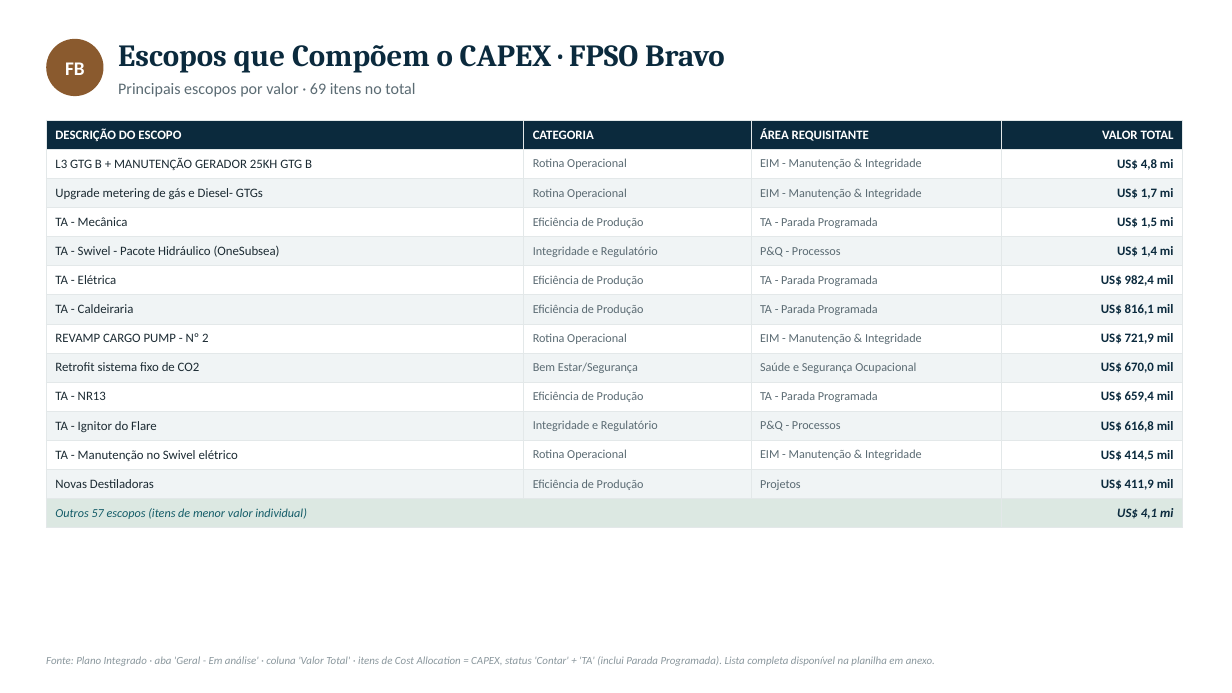
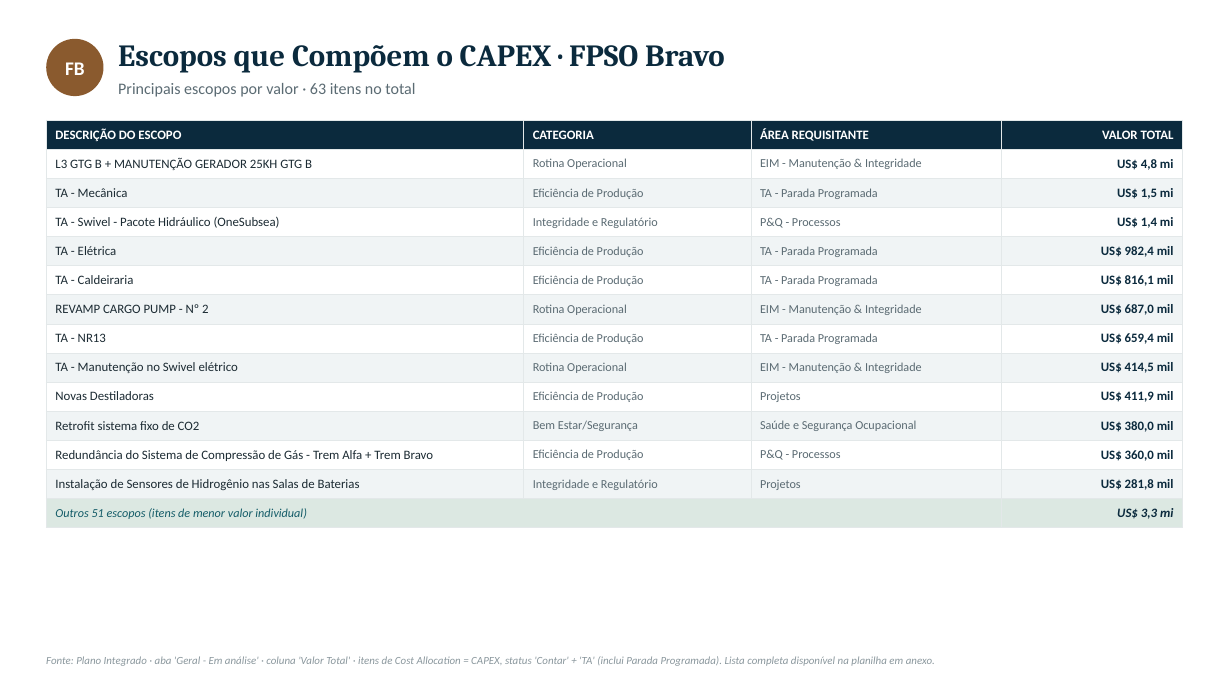
Before and after one commit to LucasRibaas/Planejamento, a slide deck: slide 17 of PRIO_Plano_Trabalho_CAPEX_2027.pptx. Drawn at 1232x693 pixels with LibreOffice and Linux fonts; fonts in the diff are those of the drawing. Boxes give left, top, right and bottom in pixels: in the first picture for what was removed or moved away, otherwise in the second. Text is boxed around its words. In the diff, an @@ line names an element or a change of style, - is before the commit and + after.

```diff
--- a/PRIO_Plano_Trabalho_CAPEX_2027.pptx
+++ b/PRIO_Plano_Trabalho_CAPEX_2027.pptx
@@ text at (118,83,415,97): text changed @@
-Principais escopos por valor · 69 itens no total
+Principais escopos por valor · 63 itens no total
@@ table at (46,120,1184,523) @@
-row 3: Upgrade metering de gás e Diesel- GTGs | Rotina Operacional | EIM - Manutenção & Integridade | US$ 1,7 mi
-row 8: REVAMP CARGO PUMP - Nº 2 | Rotina Operacional | EIM - Manutenção & Integridade | US$ 721,9 mil
-row 9: Retrofit sistema fixo de CO2 | Bem Estar/Segurança | Saúde e Segurança Ocupacional | US$ 670,0 mil
+row 7: REVAMP CARGO PUMP - Nº 2 | Rotina Operacional | EIM - Manutenção & Integridade | US$ 687,0 mil
-row 11: TA - Ignitor do Flare | Integridade e Regulatório | P&Q - Processos | US$ 616,8 mil
-row 14: Outros 57 escopos (itens de menor valor individual) |  |  | US$ 4,1 mi
+row 11: Retrofit sistema fixo de CO2 | Bem Estar/Segurança | Saúde e Segurança Ocupacional | US$ 380,0 mil
+row 12: Redundância do Sistema de Compressão de Gás - Trem Alfa + Trem Bravo | Eficiência de Produção | P&Q - Processos | US$ 360,0 mil
+row 13: Instalação de Sensores de Hidrogênio nas Salas de Baterias | Integridade e Regulatório | Projetos | US$ 281,8 mil
+row 14: Outros 51 escopos (itens de menor valor individual) |  |  | US$ 3,3 mi
```
Also in this commit, not shown: 4 other slides changed, 2 other files.
